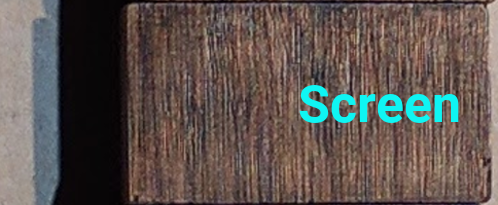
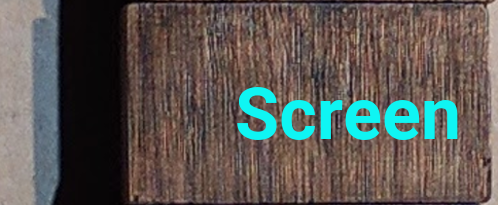
Layered file, before and after one edit (498x205). Changes by layer:
painted on "Screen" over bbox(237, 85, 459, 140)
